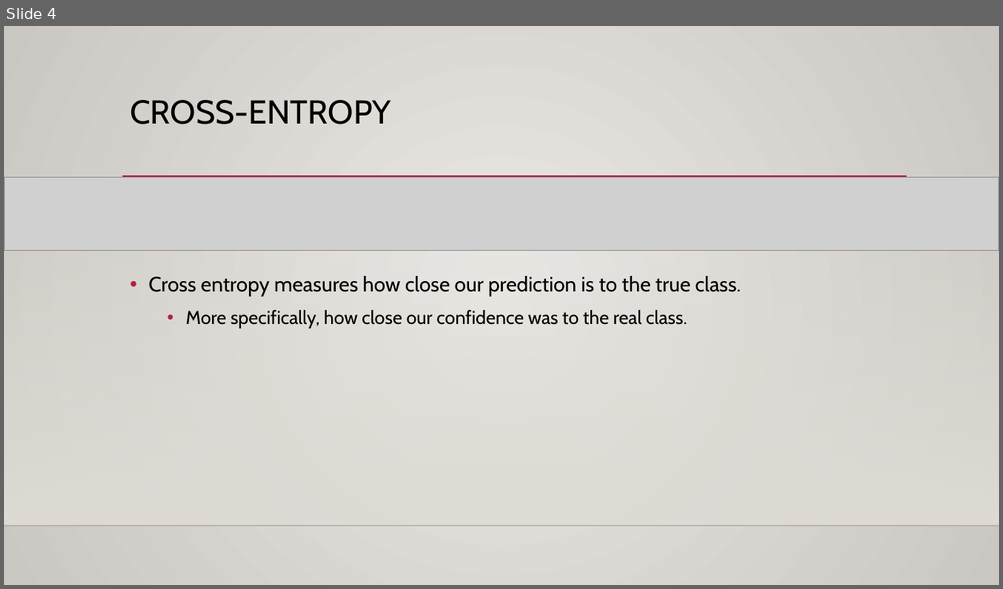
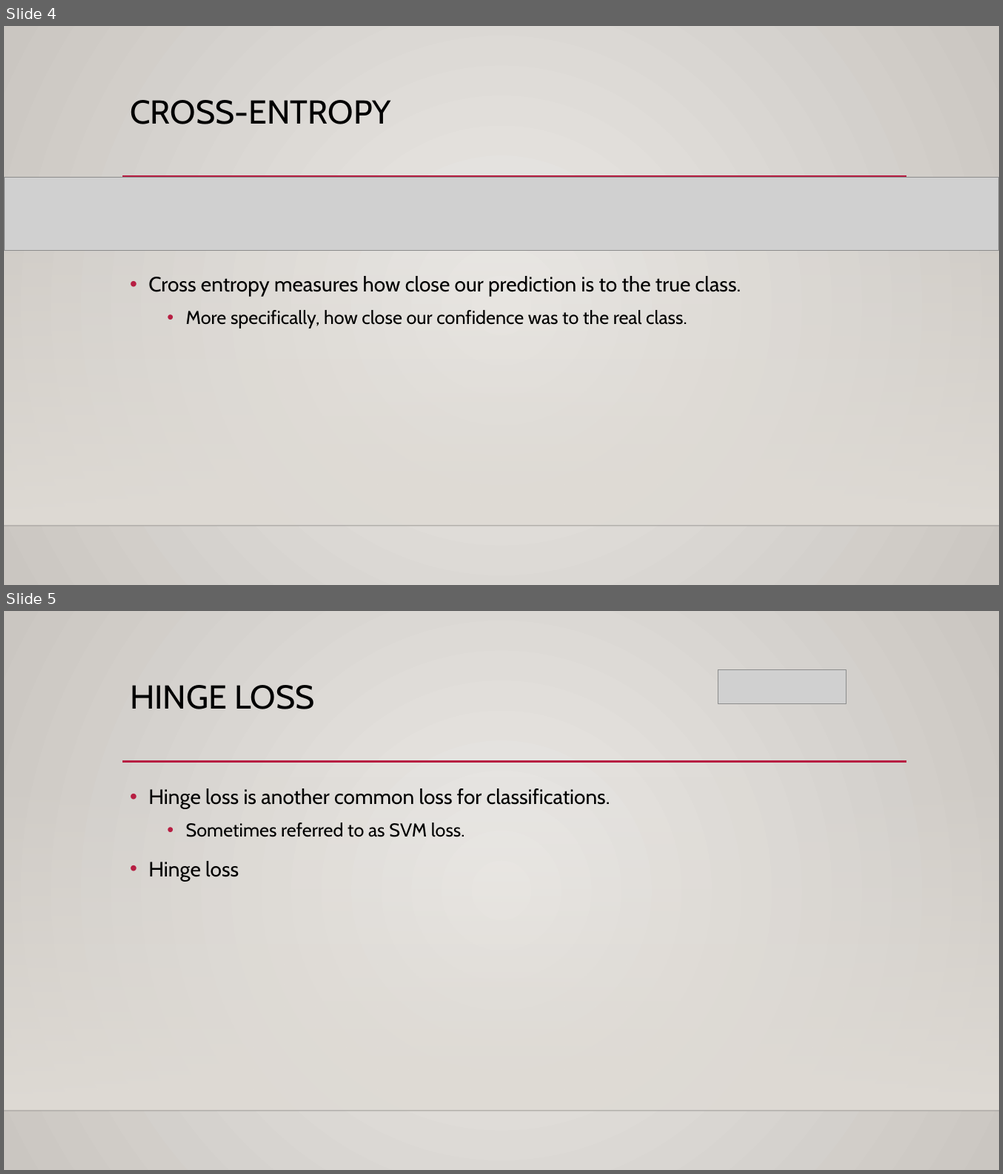
Before and after one commit to allyryry/3950_Workbooks, a slide deck: reference_content/Slides/images_cnn.pptx. Shown one above the other, each under a label of ours: slide 4 before the commit, slides 4 and 5 after it. The pictures are 1003x589 and 1003x1174 pixels, drawn with LibreOffice and Linux fonts; fonts in the diff are those of the drawing; grey boxes stand for pictures; background and template pictures are left out. Boxes give left, top, right and bottom in pixels: in the first picture for what was removed or moved away, otherwise in the second. Text is boxed around its words. In the diff, an @@ line names an element or a change of style, - is before the commit and + after.

```diff
--- a/reference_content/Slides/images_cnn.pptx
+++ b/reference_content/Slides/images_cnn.pptx
@@ slide 5 added at <box>4,611,999,1170</box>, background gradient #ECEAE7 to #CAC7C1; not listed: 3 template elements that a slide beside it also shows @@
@@ picture added at <box>718,670,846,704</box> @@
@@ title added at <box>130,685,314,709</box>, 32 pt, text #000000 @@
+HINGE LOSS
@@ text added at <box>148,789,610,882</box>, 20 pt, text #000000 @@
+• Hinge loss is another common loss for classifications.
+  • Sometimes referred to as SVM loss.
+• Hinge loss
```
Also in this commit, not shown: 1 other slide added, 1 other file.
